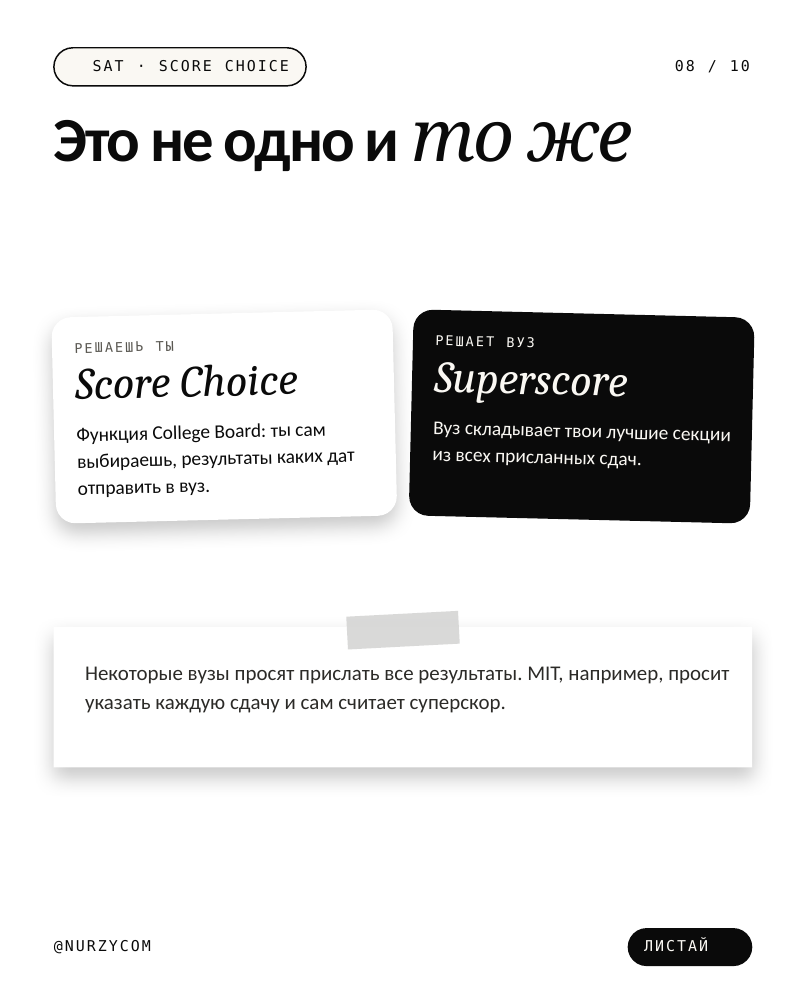
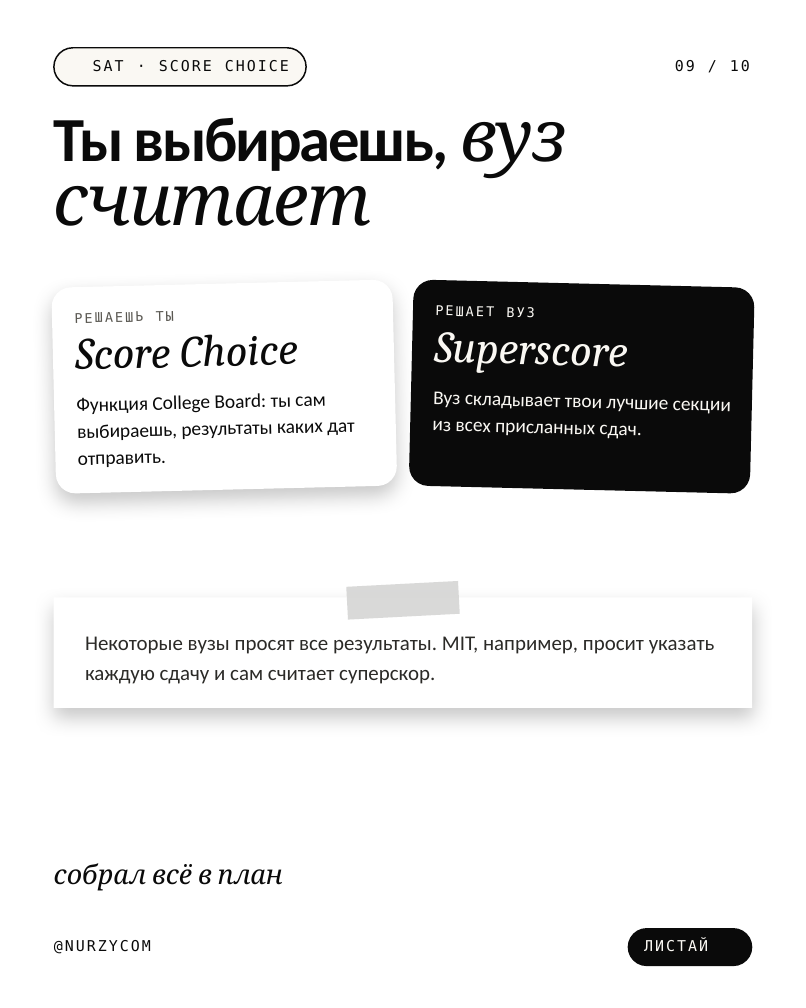
Before and after one commit to galiandojonathan-ship-it1/nurzycom_brand, a slide deck: slide 9 of social/pptx/sat-superscore.pptx (slide 8 before the commit). Drawn at 806x1008 pixels with LibreOffice and Linux fonts; fonts in the diff are those of the drawing; background and template pictures are left out. Boxes give left, top, right and bottom in pixels: in the first picture for what was removed or moved away, otherwise in the second. Text is boxed around its words. In the diff, an @@ line names an element or a change of style, - is before the commit and + after.

```diff
--- a/social/pptx/sat-superscore.pptx
+++ b/social/pptx/sat-superscore.pptx
@@ text at box(54, 118, 566, 226): text changed @@
-Это не одно и то же
+Ты выбираешь, вуз считает
@@ text at box(77, 393, 355, 467): text changed @@
-Функция College Board: ты сам выбираешь, результаты каких дат отправить в вуз.
+Функция College Board: ты сам выбираешь, результаты каких дат отправить.
@@ rectangle: place and size @@
-rectangle at box(54, 627, 752, 767)
+rectangle at box(54, 598, 752, 708)
@@ 5 texts, 2 rounded rectangles, 1 rectangle: place and size @@
-5 texts, 2 rounded rectangles, 1 rectangle at box(51, 310, 755, 650)
+5 texts, 2 rounded rectangles, 1 rectangle at box(51, 280, 755, 620)
@@ text at box(85, 636, 715, 684): text changed @@
-Некоторые вузы просят прислать все результаты. MIT, например, просит указать каждую сдачу и сам считает суперскор.
+Некоторые вузы просят все результаты. MIT, например, просит указать каждую сдачу и сам считает суперскор.
@@ text added at box(54, 863, 283, 891), 18 pt, text #0A0A0A, italic @@
+собрал всё в план
```
Also in this commit, not shown: 8 other slides changed, 1 slide added, 1 slide removed, 21 other files.
